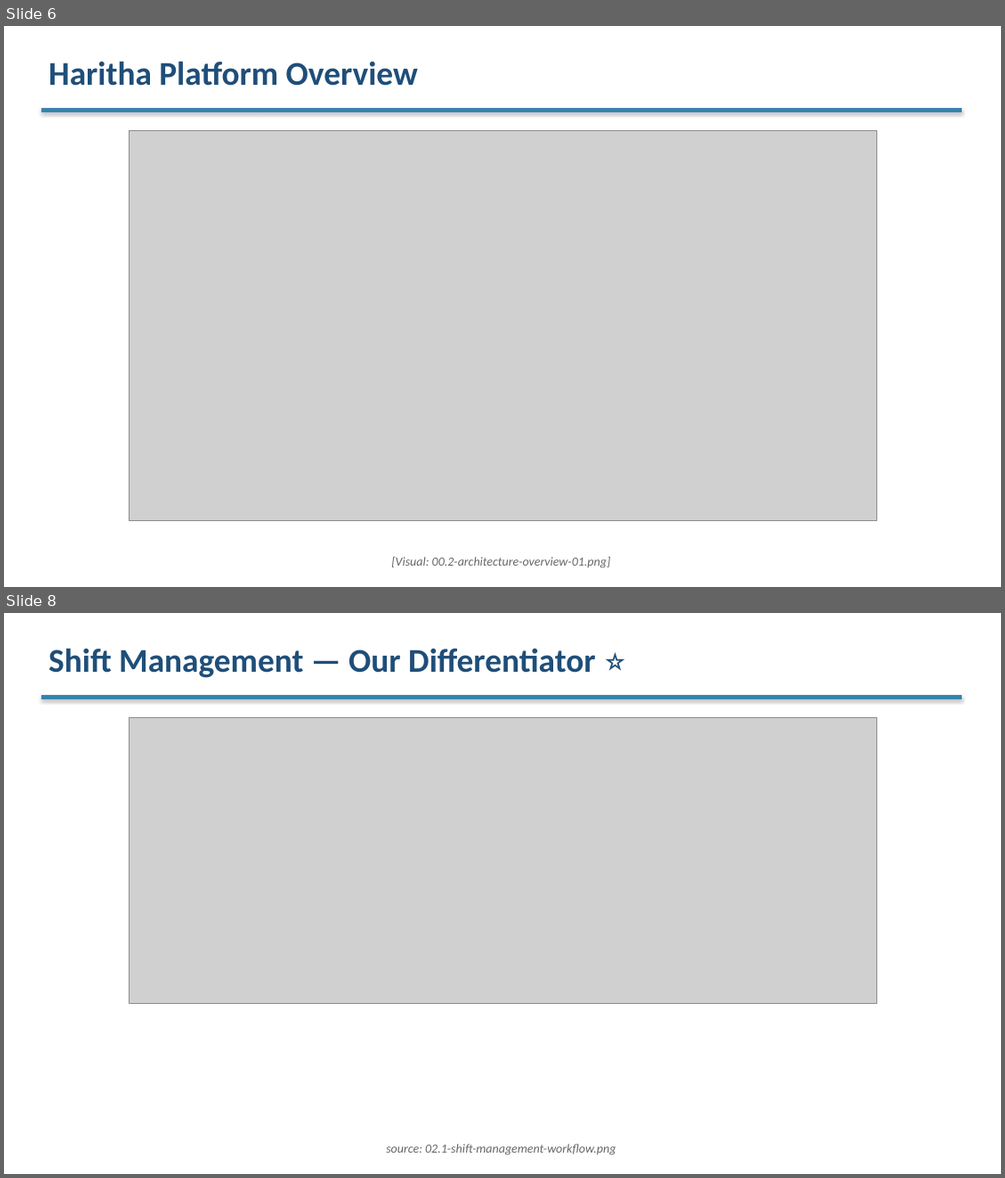
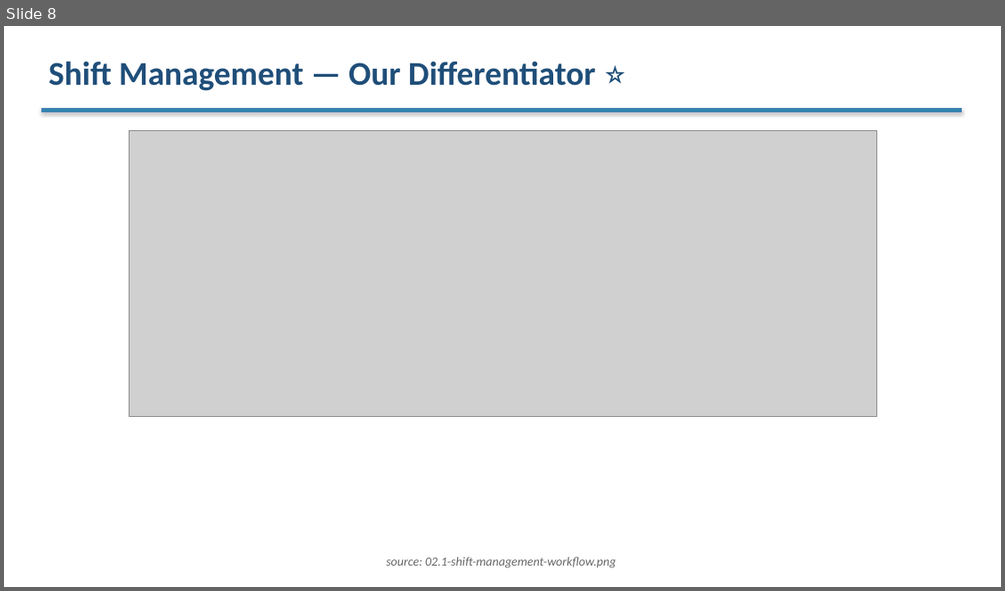
Before and after one commit to venkat-narasimha/haritha-hospitals, a slide deck: docs/phase6/03-client/03.4-client-presentation.pptx. Shown one above the other, each under a label of ours: slides 6 and 8 before the commit, slide 8 after it; the slides between them are not shown. The pictures are 1005x1178 and 1005x591 pixels, drawn with LibreOffice and Linux fonts; fonts in the diff are those of the drawing; grey boxes stand for pictures. Boxes give left, top, right and bottom in pixels: in the first picture for what was removed or moved away, otherwise in the second. Text is boxed around its words. In the diff, an @@ line names an element or a change of style, - is before the commit and + after.

```diff
--- a/docs/phase6/03-client/03.4-client-presentation.pptx
+++ b/docs/phase6/03-client/03.4-client-presentation.pptx
@@ slide 6 removed at [4,26,1001,587], background #FFFFFF @@
@@ text removed at [48,61,418,86] @@
-Haritha Platform Overview
@@ rectangle removed at [41,108,961,112] @@
@@ picture removed at [129,131,877,520] @@
@@ text removed at [391,556,611,568] @@
-[Visual: 00.2-architecture-overview-01.png]
```
Also in this commit, not shown: 5 slides changed, 2 slides added, 1 other slide removed, 1 other file.
